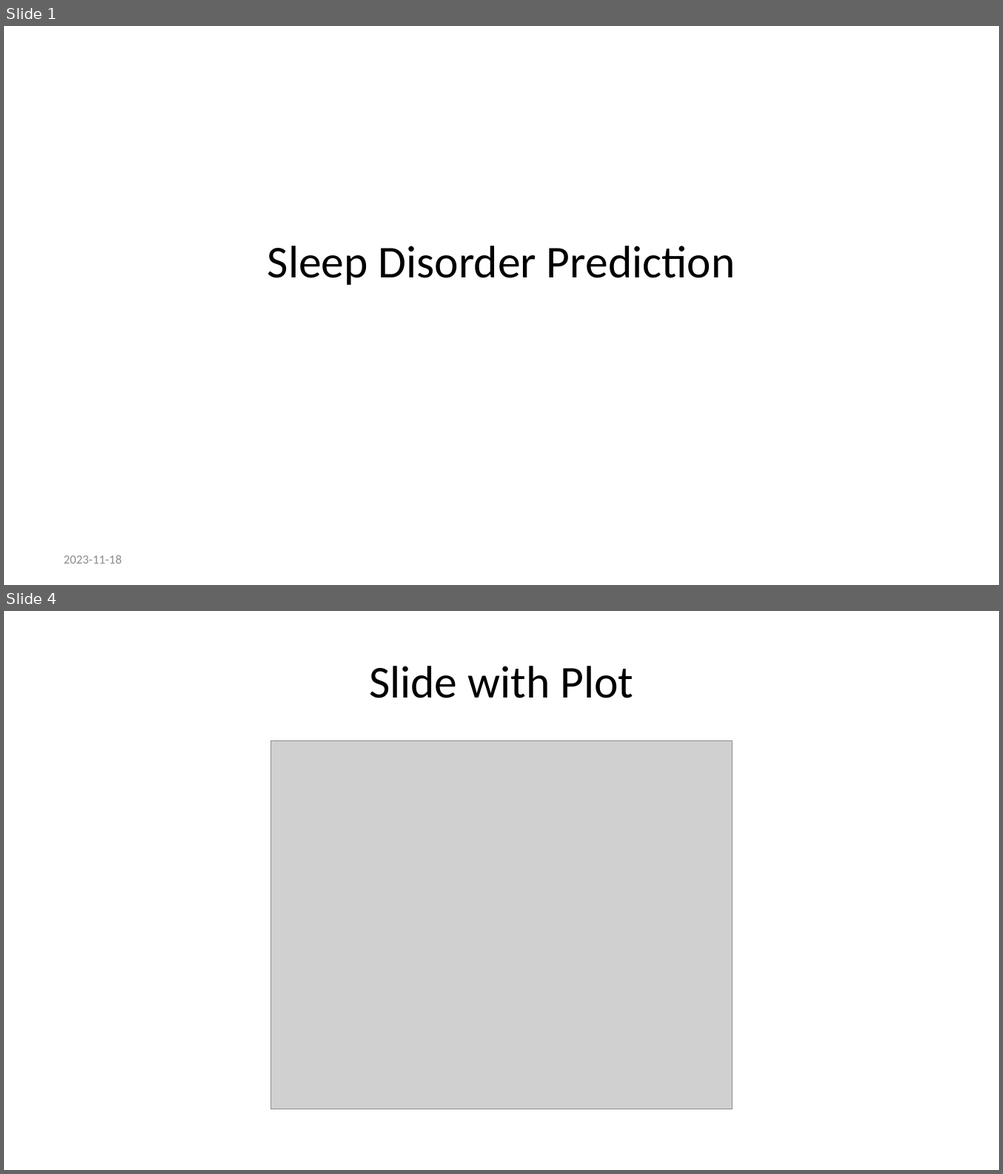
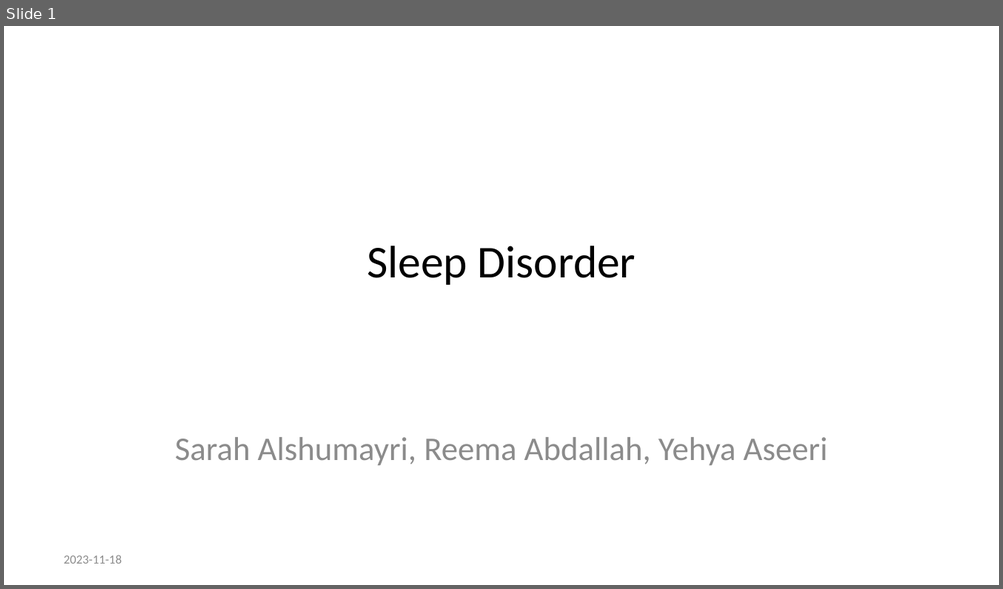
Before and after one commit to Sarah-Alshumayri/Data_Sciences_PPT, a slide deck: Progress_Presentation.pptx. Shown one above the other, each under a label of ours: slides 1 and 4 before the commit, slide 1 after it; the slides between them are not shown. The pictures are 1003x1174 and 1003x589 pixels, drawn with LibreOffice and Linux fonts; fonts in the diff are those of the drawing; grey boxes stand for pictures. Boxes give left, top, right and bottom in pixels: in the first picture for what was removed or moved away, otherwise in the second. Text is boxed around its words. In the diff, an @@ line names an element or a change of style, - is before the commit and + after.

Commit message:
This is Sarah, I finished point 1 in my part

```diff
--- a/Progress_Presentation.pptx
+++ b/Progress_Presentation.pptx
@@ slide 4 removed at [4, 611, 999, 1170], background #FFFFFF @@
@@ title removed at [369, 666, 633, 698] @@
-Slide with Plot
@@ picture removed at [270, 741, 732, 1111] @@
@@ slide 1 changed as well @@
@@ title at [367, 246, 635, 285]: text changed @@
-Sleep Disorder Prediction
+Sleep Disorder
@@ subtitle added at [175, 437, 828, 466], 24 pt, text #8C8C8C @@
+Sarah Alshumayri, Reema Abdallah, Yehya Aseeri
```
Also in this commit, not shown: 7 slides added, 3 other slides removed, 2 other files.
